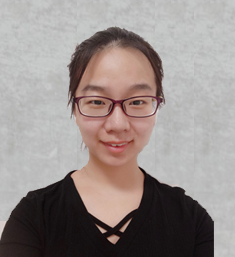
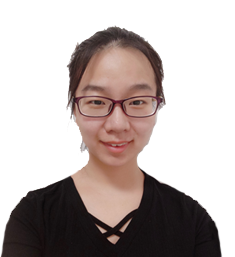
Layers edited between the first and the second 235px x 257px image:
hid "图层 7", moved it above "图层 9", painted on it over [0, 0, 235, 257]
painted on "图层 9" over [0, 159, 223, 257]
